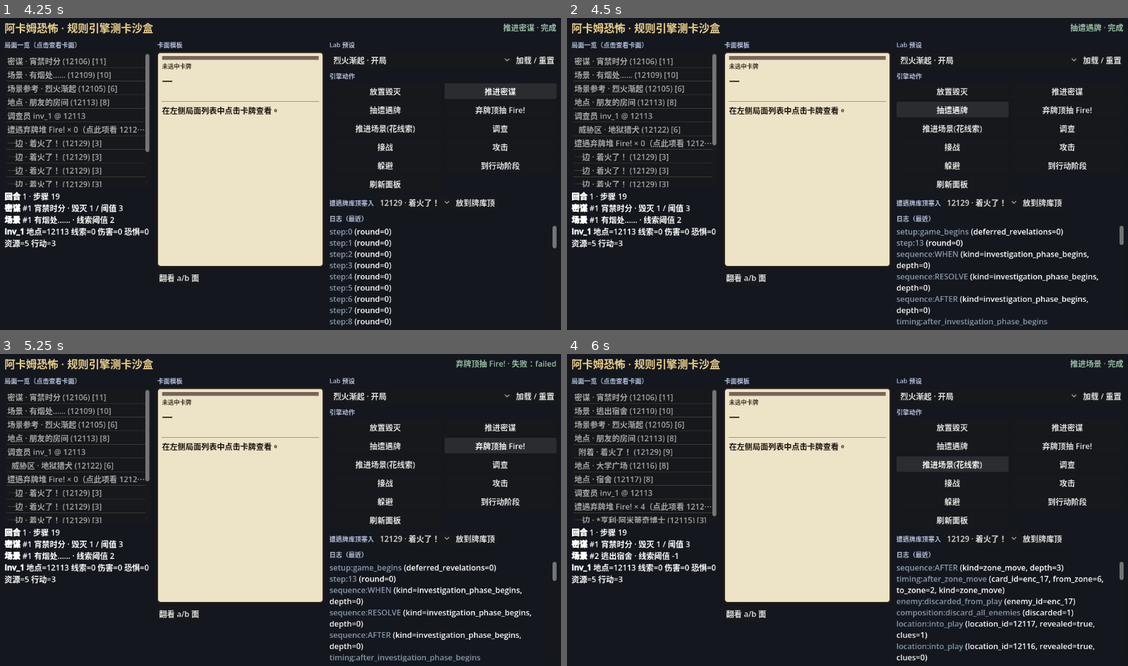
Above: before the commit, frames 1-4 (two rows, left to right).
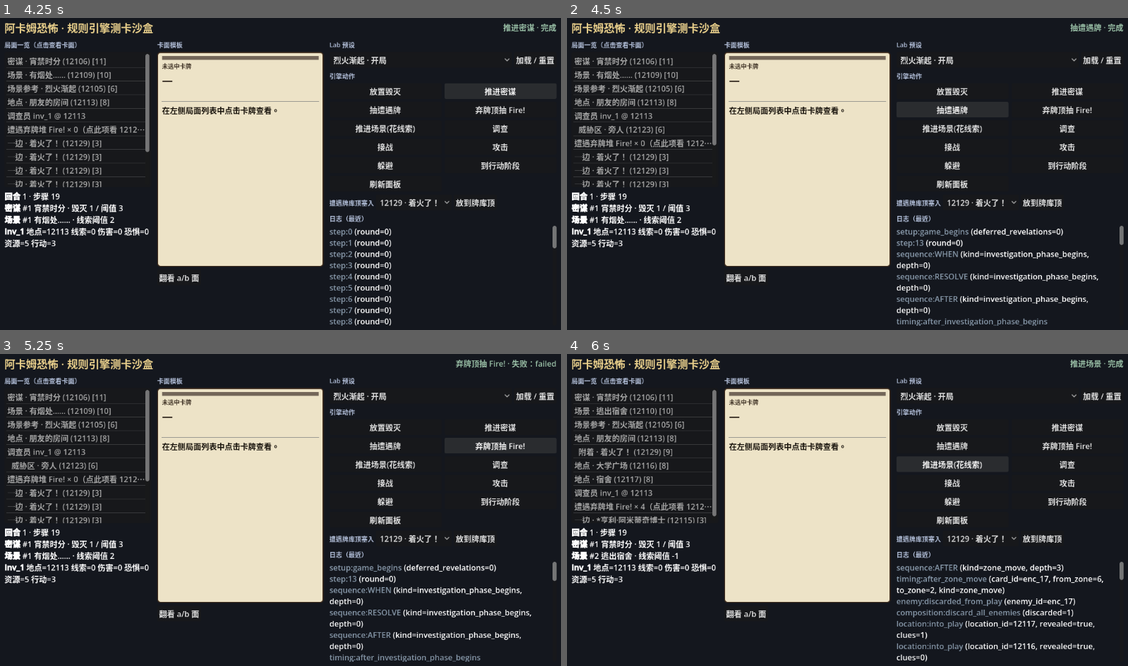
Above: after the commit, the same moments.

Repository: BlastMasterCreeper/arkhamhorror
Game: Godot game, scene res://ui/sandbox/sandbox.tscn
Same seed, same stepped clock (60 frames per second), same inputs: the game is played once before the commit and once after it.
Inputs:
- Up to frame 1 (4.25 s): click "翻看 a/b 面" at 0.5 s; click "烈火渐起 · 开局" at 1.25 s; click "加载 / 重置" at 2 s; click "放置毁灭" at 2.75 s; click "推进密谋" at 3.5 s
- Up to frame 2 (4.5 s): click "抽遭遇牌" at 4.25 s
- Up to frame 3 (5.25 s): click "弃牌顶抽 Fire!" at 5 s
- Up to frame 4 (6 s): click "推进场景(花线索)" at 5.75 s

Frame 1 is identical in both runs. In frame 2, 0.2% of the frame differs, in the area x 7-21%, y 34-38%; in frame 3, 0.2%; in frame 4, nothing differs.

Commit message:
Remove I2 revelation debug instrumentation.
Co-authored-by: BlastMasterCreeper <BlastMasterCreeper@users.noreply.github.com>

Diff:
--- a/bootstrap/sequence_catalog_bootstrap.gd
+++ b/bootstrap/sequence_catalog_bootstrap.gd
@@ -639,22 +639,6 @@
 ) -> Dictionary:
 	var drawer_id: StringName = params.get("drawer_id", &"")
 	var card_id: StringName = params.get("card_id", &"")
-	# #region agent log
-	var _d := game_ctx.sequences.depth() if game_ctx != null and game_ctx.sequences != null else -1
-	var _f := FileAccess.open("/opt/cursor/logs/debug.log", FileAccess.READ_WRITE)
-	if _f == null:
-		_f = FileAccess.open("/opt/cursor/logs/debug.log", FileAccess.WRITE)
-	if _f != null:
-		_f.seek_end()
-		_f.store_line(JSON.stringify({
-			"hypothesisId": "C",
-			"location": "sequence_catalog_bootstrap.gd:_resolve_encounter_revelation",
-			"message": "catalog_handler",
-			"data": {"card": str(card_id), "drawer": str(drawer_id), "depth": _d},
-			"timestamp": Time.get_ticks_msec(),
-		}))
-		_f.close()
-	# #endregion
 	if abilities != null and abilities.has_revelation(game_ctx, card_id):
 		var ok := abilities.resolve_revelations(
 			game_ctx, drawer_id, card_id, &"seq.encounter.revelation", true
--- a/core/timing/card_ability_service.gd
+++ b/core/timing/card_ability_service.gd
@@ -28,20 +28,10 @@
 ) -> bool:
 	if game_ctx == null or game_ctx.composition == null:
 		return false
-	var depth := game_ctx.sequences.depth() if game_ctx.sequences != null else -1
-	var trigger_kind := &""
-	if game_ctx.sequences != null and game_ctx.sequences.current_trigger() != null:
-		trigger_kind = game_ctx.sequences.current_trigger().kind
 	## I2：显现体只在已压栈入口 seq（enter_hand / encounter.revelation）内解释。
-	if game_ctx.sequences == null or depth <= 0:
-		# #region agent log
-		_agent_dbg("A", "card_ability_service.gd:resolve_revelations", "vacuum_refused", {"card": str(card_id), "controller": str(controller_id), "flow_id": str(flow_id), "depth": depth, "trigger": str(trigger_kind)})
-		# #endregion
+	if game_ctx.sequences == null or game_ctx.sequences.depth() <= 0:
 		push_error("CardAbilityService.resolve_revelations: no sequence frame; vacuum refused")
 		return false
-	# #region agent log
-	_agent_dbg("B", "card_ability_service.gd:resolve_revelations", "on_stack", {"card": str(card_id), "controller": str(controller_id), "flow_id": str(flow_id), "depth": depth, "trigger": str(trigger_kind), "defer": defer_limbo_finalize})
-	# #endregion
 	var card := _get_card(game_ctx, card_id)
 	if card == null:
 		return false
@@ -79,26 +69,6 @@
 	return true
 
 
-# #region agent log
-func _agent_dbg(hyp: String, loc: String, msg: String, data: Dictionary) -> void:
-	var path := "/opt/cursor/logs/debug.log"
-	var f := FileAccess.open(path, FileAccess.READ_WRITE)
-	if f == null:
-		f = FileAccess.open(path, FileAccess.WRITE)
-	if f == null:
-		return
-	f.seek_end()
-	f.store_line(JSON.stringify({
-		"hypothesisId": hyp,
-		"location": loc,
-		"message": msg,
-		"data": data,
-		"timestamp": Time.get_ticks_msec(),
-	}))
-	f.close()
-# #endregion
-
-
 func _get_card(game_ctx: GameContext, card_id: StringName) -> CardInstance:
 	if game_ctx == null or game_ctx.state == null:
 		return null
--- a/core/timing/draw_encounter_flow.gd
+++ b/core/timing/draw_encounter_flow.gd
@@ -221,25 +221,6 @@
 		game_ctx.sequence_catalog != null
 		and game_ctx.sequence_catalog.has_flow(&"seq.encounter.revelation")
 	):
-		# #region agent log
-		var _df := FileAccess.open("/opt/cursor/logs/debug.log", FileAccess.READ_WRITE)
-		if _df == null:
-			_df = FileAccess.open("/opt/cursor/logs/debug.log", FileAccess.WRITE)
-		if _df != null:
-			_df.seek_end()
-			_df.store_line(JSON.stringify({
-				"hypothesisId": "D",
-				"location": "draw_encounter_flow.gd:_step_revelation",
-				"message": "nest_encounter_revelation",
-				"data": {
-					"card": str(card_id),
-					"drawer": str(drawer_id),
-					"depth_before": game_ctx.sequences.depth() if game_ctx.sequences else -1,
-				},
-				"timestamp": Time.get_ticks_msec(),
-			}))
-			_df.close()
-		# #endregion
 		var nest_result := game_ctx.sequence_catalog.nest(
 			game_ctx,
 			&"seq.encounter.revelation",
@@ -248,21 +229,6 @@
 		if nest_result.get("resolved", false):
 			(outcome.get("revelations", []) as Array).append(card_id)
 		return
-	# #region agent log
-	var _vf := FileAccess.open("/opt/cursor/logs/debug.log", FileAccess.READ_WRITE)
-	if _vf == null:
-		_vf = FileAccess.open("/opt/cursor/logs/debug.log", FileAccess.WRITE)
-	if _vf != null:
-		_vf.seek_end()
-		_vf.store_line(JSON.stringify({
-			"hypothesisId": "D",
-			"location": "draw_encounter_flow.gd:_step_revelation",
-			"message": "vacuum_fallback_resolve",
-			"data": {"card": str(card_id), "drawer": str(drawer_id)},
-			"timestamp": Time.get_ticks_msec(),
-		}))
-		_vf.close()
-	# #endregion
 	if game_ctx.card_abilities.resolve_revelations(
 		game_ctx, drawer_id, card_id, &"seq.draw.encounter", true
 	):
--- a/tests/run_headless.gd
+++ b/tests/run_headless.gd
@@ -7731,25 +7731,6 @@
 		return false
 	var card_id := _adb_add_encounter_treachery_to_deck(h, &"12163")
 	h.ctx.mutator.enter_limbo(card_id, &"inv_1")
-	# #region agent log
-	var _t63 := FileAccess.open("/opt/cursor/logs/debug.log", FileAccess.READ_WRITE)
-	if _t63 == null:
-		_t63 = FileAccess.open("/opt/cursor/logs/debug.log", FileAccess.WRITE)
-	if _t63 != null:
-		_t63.seek_end()
-		_t63.store_line(JSON.stringify({
-			"hypothesisId": "A",
-			"location": "run_headless.gd:_test_enc_12163_move_attack",
-			"message": "before_direct_resolve_revelations",
-			"data": {
-				"card": str(card_id),
-				"depth": h.ctx.sequences.depth() if h.ctx.sequences else -1,
-				"has_catalog_flow": h.ctx.sequence_catalog != null and h.ctx.sequence_catalog.has_flow(&"seq.encounter.revelation"),
-			},
-			"timestamp": Time.get_ticks_msec(),
-		}))
-		_t63.close()
-	# #endregion
 	if not h.ctx.card_abilities.resolve_revelations(h.ctx, &"inv_1", card_id):
 		return false
 	var enemy := h.ctx.state.registry.get_enemy(enemy_id)
